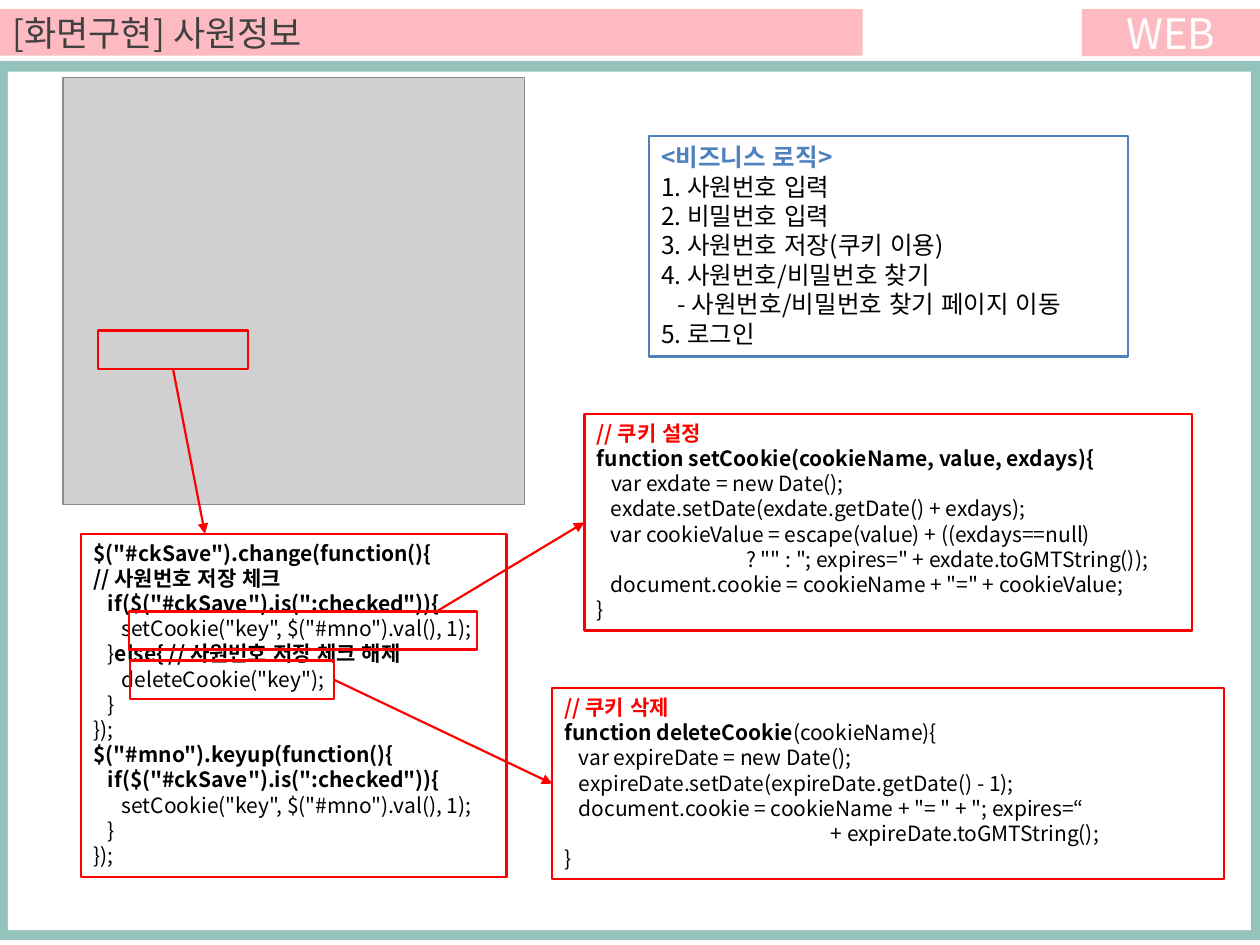
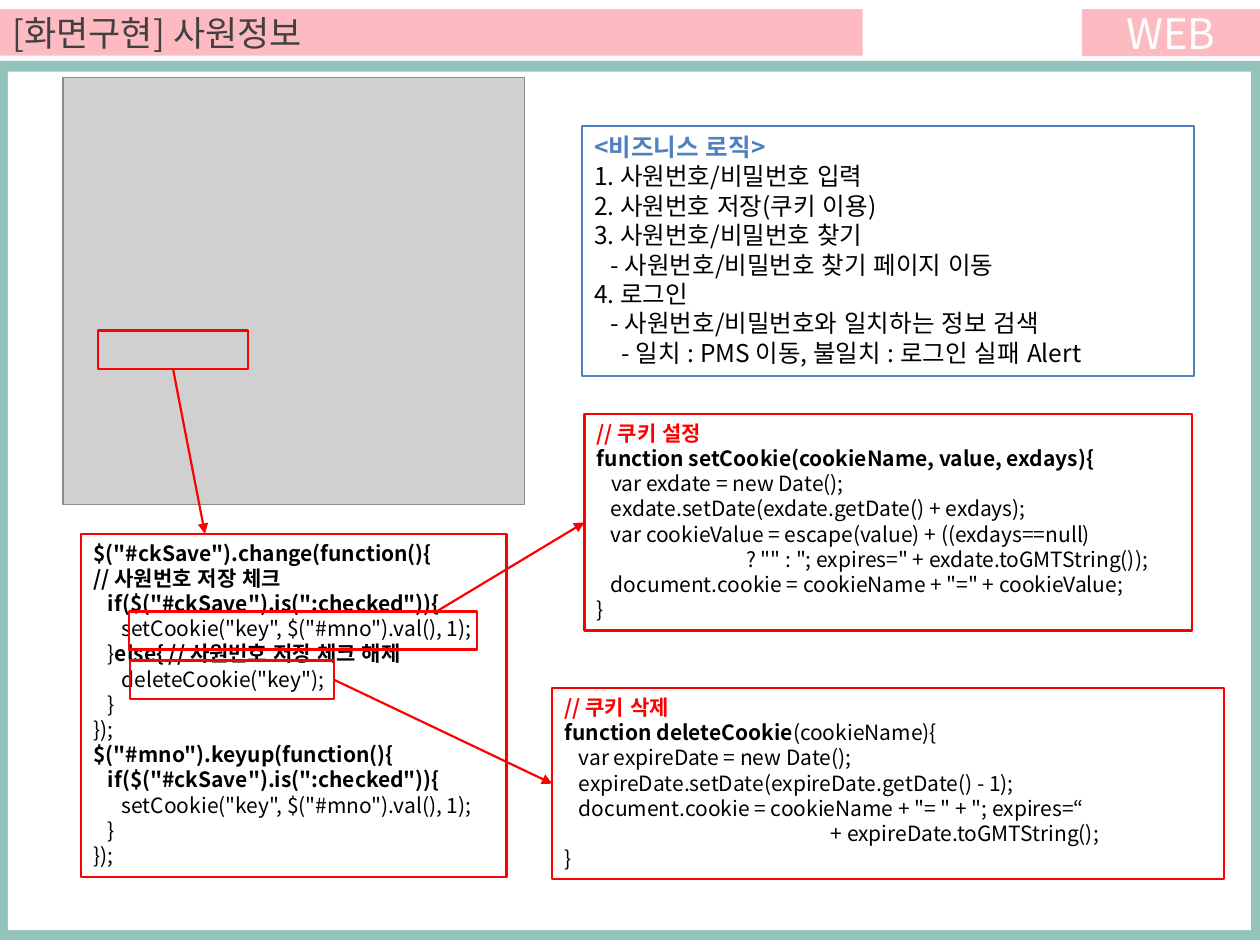
Before and after one commit to ezenteam03/project06, a slide deck: slide 6 of WebContent/Jin/ppt/Jin 최종.pptx. Drawn at 1260x945 pixels with LibreOffice and Linux fonts; fonts in the diff are those of the drawing; grey boxes stand for pictures. Boxes give left, top, right and bottom in pixels: in the first picture for what was removed or moved away, otherwise in the second. Text is boxed around its words. In the diff, an @@ line names an element or a change of style, - is before the commit and + after.

Commit message:
12

```diff
--- a/WebContent/Jin/ppt/Jin 최종.pptx
+++ b/WebContent/Jin/ppt/Jin 최종.pptx
@@ rectangle "<비즈니스 로직>": place and size @@
-rectangle "<비즈니스 로직>" at (649,136,1128,357)
+rectangle "<비즈니스 로직>" at (582,126,1194,377)
@@ text in rectangle at (594,164,877,249): text changed @@
-1. 사원번호 입력
-2. 비밀번호 입력
-3. 사원번호 저장(쿠키 이용)
-4. 사원번호/비밀번호 찾기
+1. 사원번호/비밀번호 입력
+2. 사원번호 저장(쿠키 이용)
+3. 사원번호/비밀번호 찾기
@@ text in rectangle at (594,282,1081,367): text changed @@
-5. 로그인
+4. 로그인
+- 사원번호/비밀번호와 일치하는 정보 검색
+- 일치 : PMS 이동, 불일치 : 로그인 실패 Alert
```
